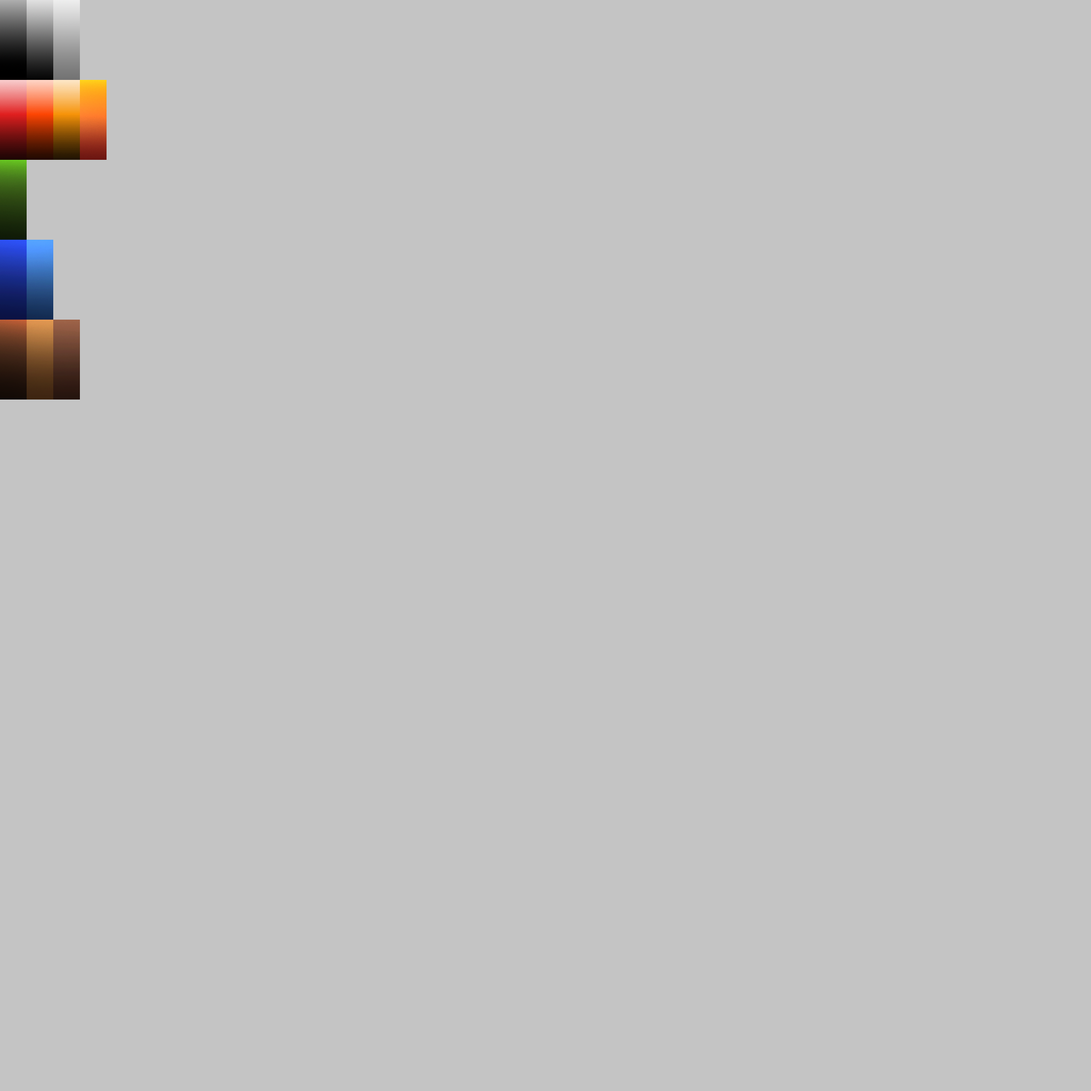
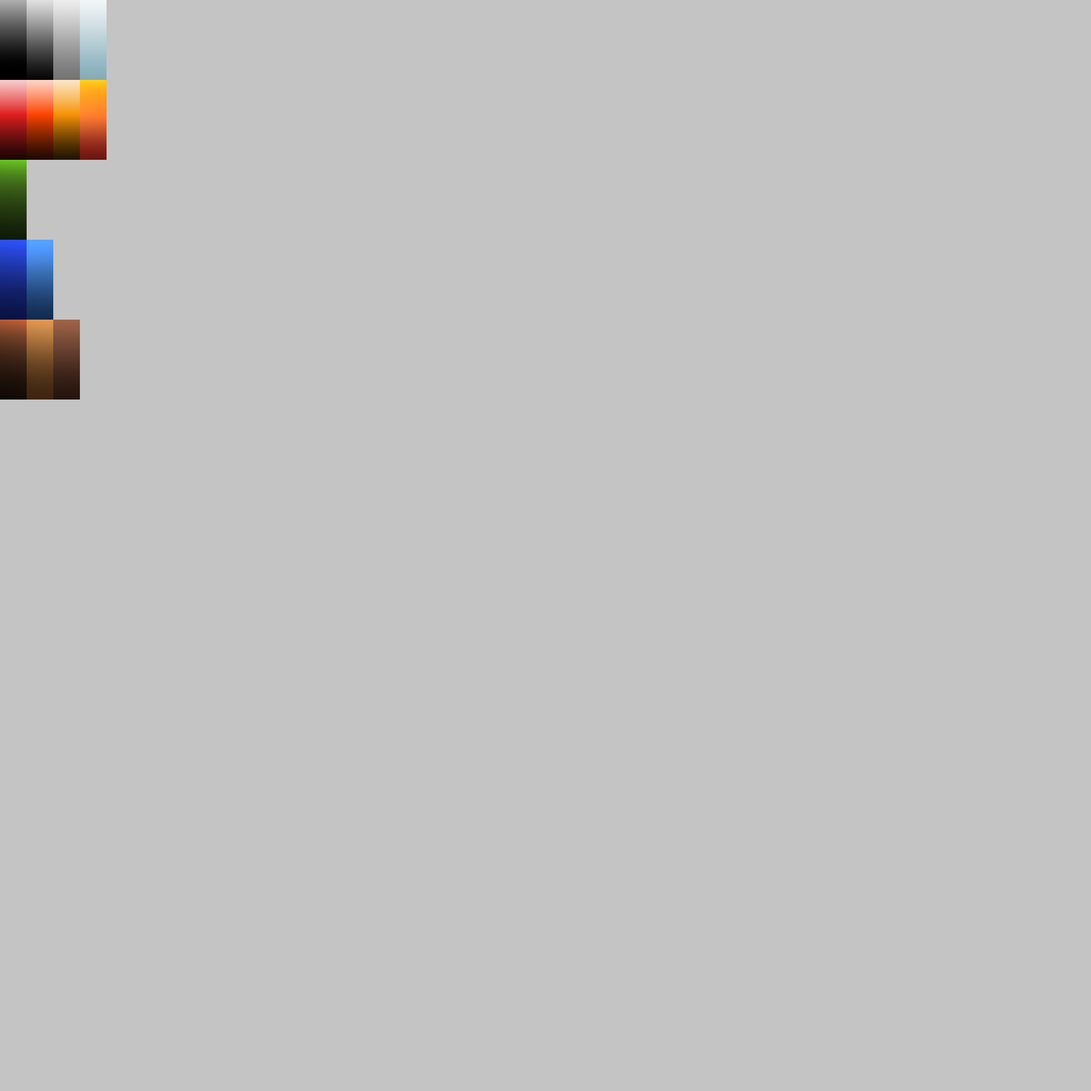
The second 1091 x 1091 image is a revision of the first. Changes to its layers:
added layer "Layer 1 copy 12" above "Layer 1 copy 4" over [79, 0, 107, 80]
